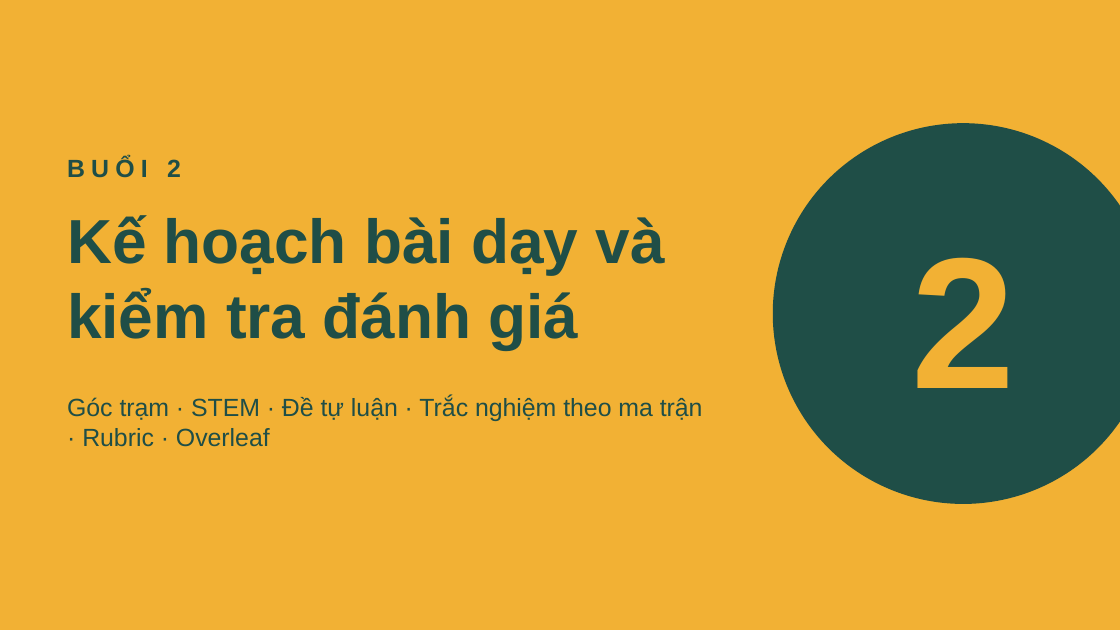
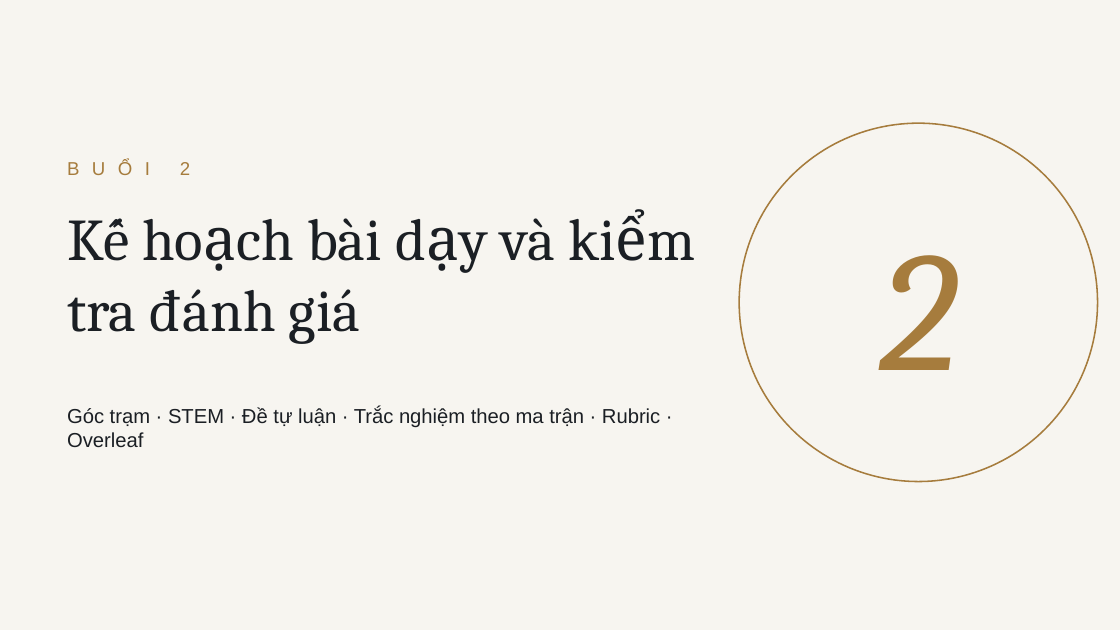
Before and after one commit to johnneinadlerr0353-bot/sachhuongdan, a slide deck: slide 10 of 02-Slide/Day-cung-AI-Gioi-thieu.pptx. Drawn at 1120x630 pixels with LibreOffice and Linux fonts; fonts in the diff are those of the drawing. Boxes give left, top, right and bottom in pixels: in the first picture for what was removed or moved away, otherwise in the second. Text is boxed around its words. In the diff, an @@ line names an element or a change of style, - is before the commit and + after.

```diff
--- a/02-Slide/Day-cung-AI-Gioi-thieu.pptx
+++ b/02-Slide/Day-cung-AI-Gioi-thieu.pptx
@@ background #F2B134 to #F7F5F0 @@
@@ text "BUỔI 2" at (180, 162, 190, 175): size 16 to 12 pt, text colour #1F4E47 to #A67C3D, letter spacing 4 to 8 pt, bold off @@
@@ text "2": place and size @@
-text "2" at (911, 257, 1015, 388)
+text "2" at (879, 255, 958, 370)
@@ text "2" at (879, 255, 958, 370): size 120 to 110 pt, font Arial to Cambria, text colour #F2B134 to #A67C3D, bold off, italic on @@
@@ ellipse: place and size @@
-ellipse at (773, 123, 1120, 504)
+ellipse at (739, 123, 1098, 482)
@@ ellipse at (739, 123, 1098, 482): fill #1F4E47 to #F7F5F0; outline none to #A67C3D 1 pt @@
@@ text "Kế hoạch bài dạy và ..." at (67, 218, 555, 344): size 40 to 38 pt, font Arial to Cambria, text colour #1F4E47 to #1B1F24, bold off @@
@@ text "Góc trạm · STEM · ...": place and size @@
-text "Góc trạm · STEM · ..." at (67, 396, 703, 447)
+text "Góc trạm · STEM · ..." at (67, 407, 660, 447)
@@ text "Góc trạm · STEM · ..." at (67, 407, 660, 447): size 16 to 13 pt, text colour #1F4E47 to #1B1F24 @@
```
Also in this commit, not shown: 6 other slides changed, 16 slides added, 16 slides removed, 32 other files.
